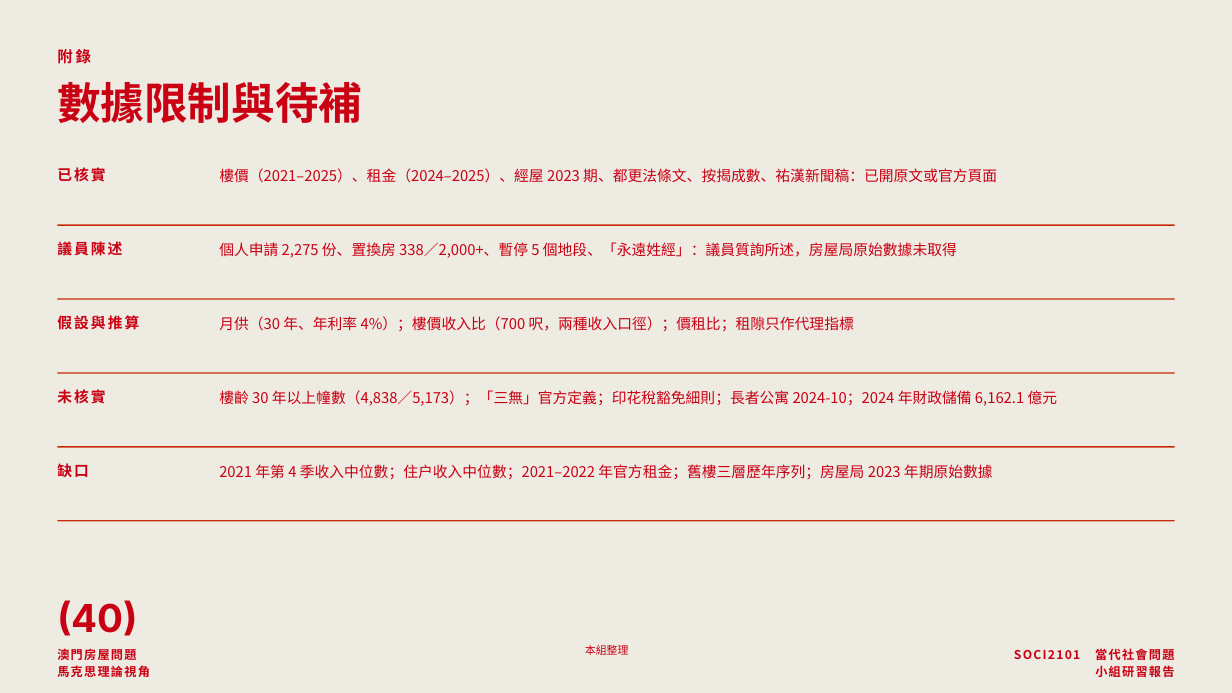
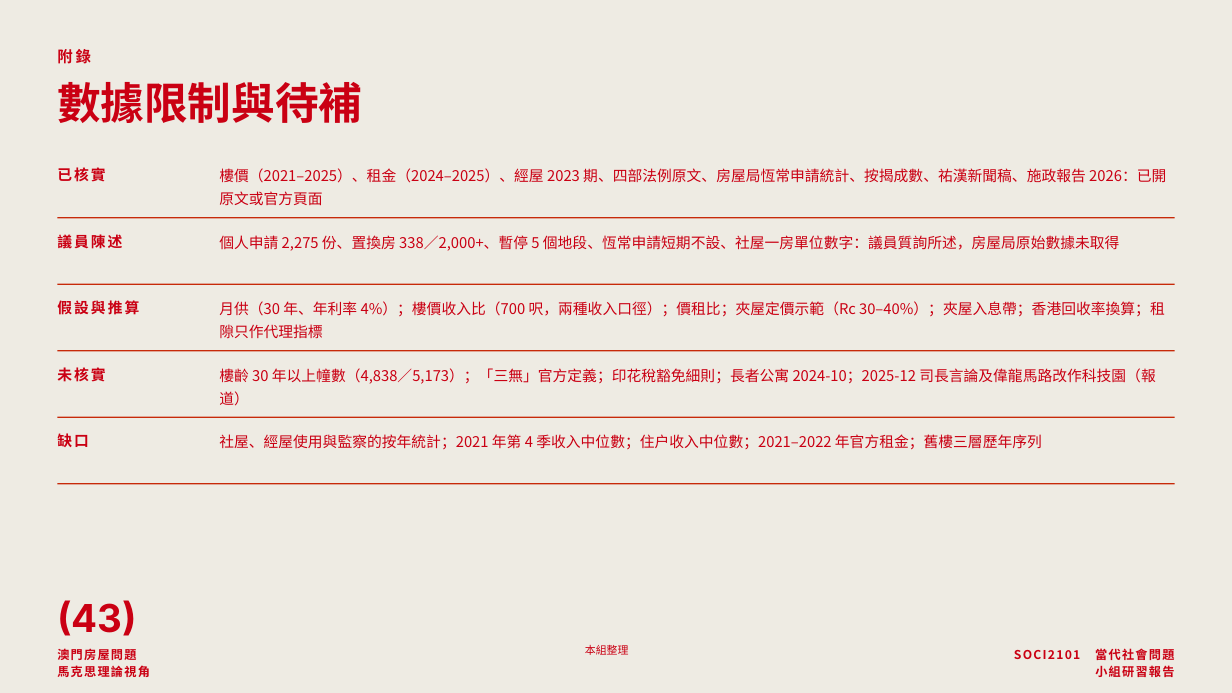
Before and after one commit to lammkiii/-, a slide deck: slide 43 of macau-housing-report/澳門房屋問題-小組研習報告.pptx (slide 40 before the commit). Drawn at 1232x693 pixels with LibreOffice and Linux fonts; fonts in the diff are those of the drawing. Boxes give left, top, right and bottom in pixels: in the first picture for what was removed or moved away, otherwise in the second. Text is boxed around its words. In the diff, an @@ line names an element or a change of style, - is before the commit and + after.

```diff
--- a/macau-housing-report/澳門房屋問題-小組研習報告.pptx
+++ b/macau-housing-report/澳門房屋問題-小組研習報告.pptx
@@ text at bbox=[219, 168, 1166, 206]: text changed @@
-樓價（2021–2025）、租金（2024–2025）、經屋 2023 期、都更法條文、按揭成數、祐漢新聞稿：已開原文或官方頁面
+樓價（2021–2025）、租金（2024–2025）、經屋 2023 期、四部法例原文、房屋局恆常申請統計、按揭成數、祐漢新聞稿、施政報告 2026：已開原文或官方頁面
@@ text "議員陳述" rewrapped from bbox=[57, 240, 123, 259] to bbox=[57, 234, 122, 248] @@
@@ rectangle: place and size @@
-rectangle at bbox=[57, 225, 1175, 226]
+rectangle at bbox=[57, 217, 1175, 218]
@@ text at bbox=[219, 235, 1120, 251]: text changed @@
-個人申請 2,275 份、置換房 338／2,000+、暫停 5 個地段、「永遠姓經」：議員質詢所述，房屋局原始數據未取得
+個人申請 2,275 份、置換房 338／2,000+、暫停 5 個地段、恆常申請短期不設、社屋一房單位數字：議員質詢所述，房屋局原始數據未取得
@@ text "假設與推算": place and size @@
-text "假設與推算" at bbox=[57, 315, 140, 329]
+text "假設與推算" at bbox=[57, 300, 140, 314]
@@ rectangle: place and size @@
-rectangle at bbox=[57, 299, 1175, 299]
+rectangle at bbox=[57, 284, 1175, 285]
@@ text at bbox=[219, 301, 1165, 339]: text changed @@
-月供（30 年、年利率 4%）；樓價收入比（700 呎，兩種收入口徑）；價租比；租隙只作代理指標
+月供（30 年、年利率 4%）；樓價收入比（700 呎，兩種收入口徑）；價租比；夾屋定價示範（Rc 30–40%）；夾屋入息帶；香港回收率換算；租隙只作代理指標
@@ rectangle: place and size @@
-rectangle at bbox=[57, 372, 1175, 373]
+rectangle at bbox=[57, 350, 1175, 351]
@@ text "未核實": place and size @@
-text "未核實" at bbox=[57, 387, 106, 406]
+text "未核實" at bbox=[57, 365, 106, 384]
@@ text at bbox=[219, 368, 1156, 406]: text changed @@
-樓齡 30 年以上幢數（4,838／5,173）；「三無」官方定義；印花稅豁免細則；長者公寓 2024-10；2024 年財政儲備 6,162.1 億元
+樓齡 30 年以上幢數（4,838／5,173）；「三無」官方定義；印花稅豁免細則；長者公寓 2024-10；2025-12 司長言論及偉龍馬路改作科技園（報道）
@@ rectangle: place and size @@
-rectangle at bbox=[57, 446, 1175, 447]
+rectangle at bbox=[57, 417, 1175, 418]
@@ text "缺口": place and size @@
-text "缺口" at bbox=[57, 463, 89, 477]
+text "缺口" at bbox=[57, 433, 89, 447]
@@ text at bbox=[219, 434, 1042, 450]: text changed @@
-2021 年第 4 季收入中位數；住戶收入中位數；2021–2022 年官方租金；舊樓三層歷年序列；房屋局 2023 年期原始數據
+社屋、經屋使用與監察的按年統計；2021 年第 4 季收入中位數；住戶收入中位數；2021–2022 年官方租金；舊樓三層歷年序列
@@ rectangle: place and size @@
-rectangle at bbox=[57, 520, 1175, 521]
+rectangle at bbox=[57, 483, 1175, 484]
@@ text at bbox=[57, 600, 137, 636]: text changed @@
-(40)
+(43)
```
Also in this commit, not shown: 17 other slides changed, 5 slides added, 2 slides removed, 3 other files.
